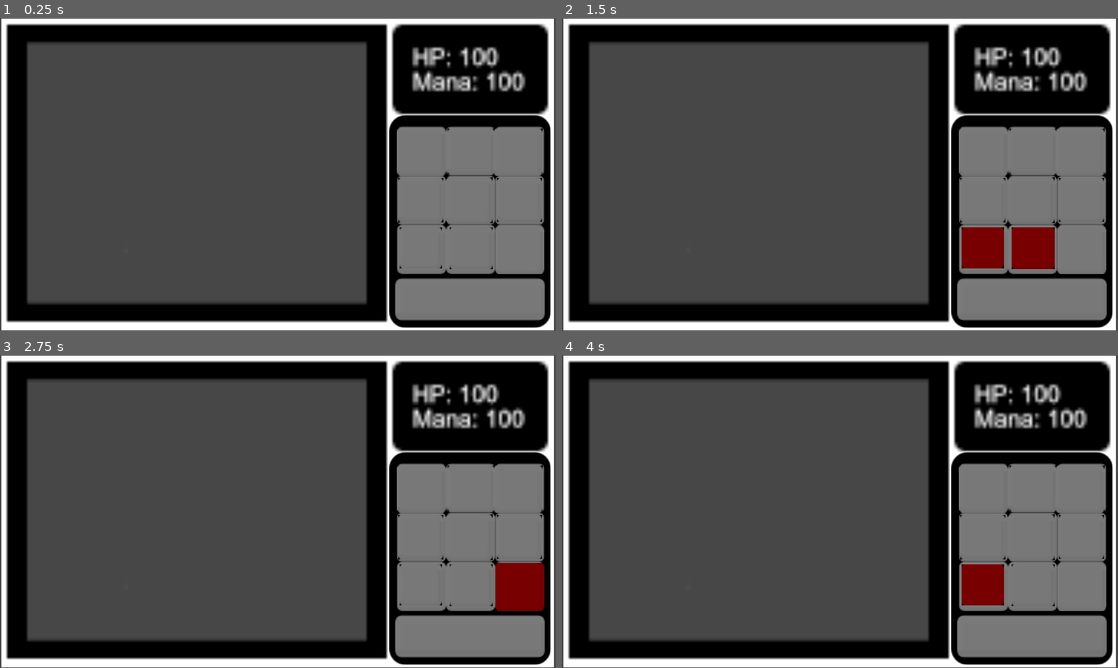
Above: before the commit, frames 1-4 (two rows, left to right).
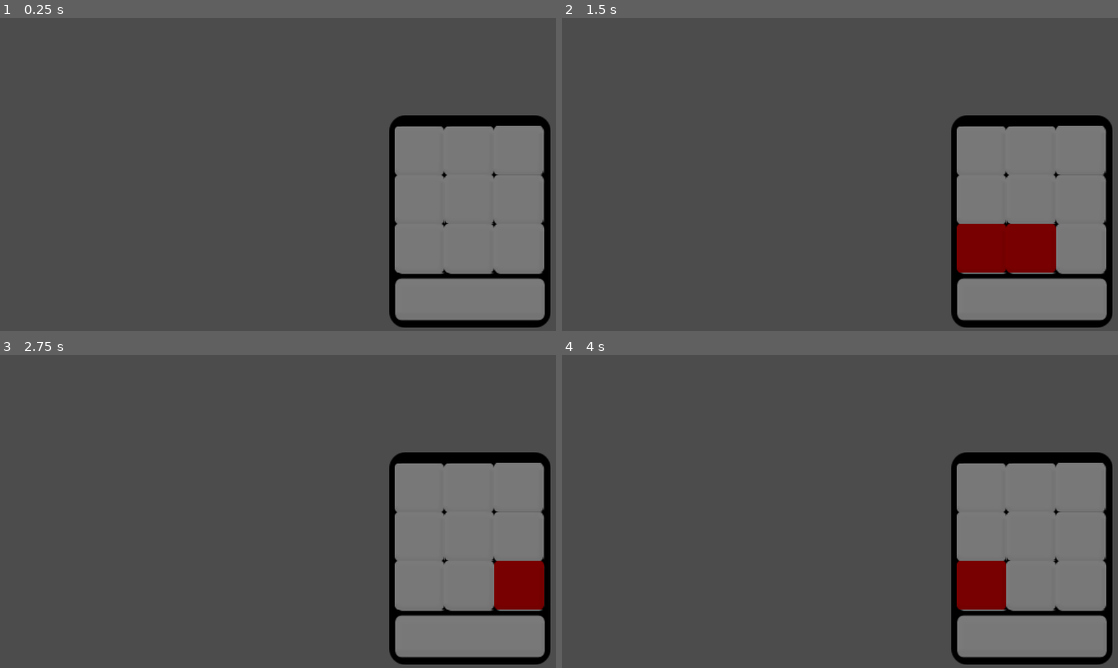
Above: after the commit, the same moments.

Repository: m-at-FNSPE/fitgamejam-team10
Game: Godot game, scene res://RuneTablet/RuneTablet.tscn
Same seed, same stepped clock (60 frames per second), same inputs: the game is played once before the commit and once after it.
Inputs:
- Up to frame 1 (0.25 s): no input
- Up to frame 2 (1.5 s): tap Enter at 0.5 s; hold , (rune_bottom_right) 0.53-1.28 s; tap Space (rune_confirm) at 0.6, 1.25 s; hold N (rune_bottom_left) from 1.28 s (still down); tap M (rune_bottom_mid) at 1.35 s
- Up to frame 3 (2.75 s): tap Space (rune_confirm) at 1.55, 2, 2.1 s; release N (rune_bottom_left) at 2.03 s; hold , (rune_bottom_right) from 2.03 s (still down)
- Up to frame 4 (4 s): tap Space (rune_confirm) at 2.75, 3.05, 3.5, 3.8 s; tap J (rune_mid_mid) at 2.85 s; release , (rune_bottom_right) at 3.53 s; hold N (rune_bottom_left) from 3.53 s (still down); tap U (rune_top_mid) at 3.6 s

The runs differ from the first frame. In frame 1, 28% of the frame differs, in the area x 0-100%, y 0-100%; in frame 2, 29%; in frame 3, 28%; in frame 4, 29%.

Commit message:
Added more functions for working with textures and tiles

Diff:
--- a/RuneTablet/RuneTablet.gd
+++ b/RuneTablet/RuneTablet.gd
@@ -19,6 +19,7 @@
 onready var BM = $Grid/BM
 onready var BR = $Grid/BR
 
+var state_changed = true
 
 var grid
 var state = [false, false, false, false, false, false, false, false, false]
@@ -27,19 +28,68 @@
 					"rune_mid_left", "rune_mid_mid", "rune_mid_right",
 					"rune_bottom_left", "rune_bottom_mid", "rune_bottom_right"]
 
+
+var textures = {}
+var initial_scale
+
 # Called when the node enters the scene tree for the first time.
 func _ready():
 	grid = [TL, TM, TR, ML, MM, MR, BL, BM, BR]
+	initialize_textures()
+	initial_scale = TM.scale
 
 
 # Called every frame. 'delta' is the elapsed time since the previous frame.
 func _process(_delta):
-	tint_pressed()
+	if state_changed:
+		draw_state()
+		state_changed = false
 
-func reset_combination():
-	print_debug(rune_number())
+
+func initialize_textures():
+	textures["top_left_x"] = load("res://RuneTablet/top_left_x.png")
+	textures["mid_x"]  = load("res://RuneTablet/x_mid.png")
+	textures["default"]  = load("res://RuneTablet/Tile.png")
+
+
+
+func _unhandled_input(event):
+	for i in range(9):
+		if Input.is_action_pressed(input_names[i]):
+			state[i] = true
+			state_changed = true
+	if Input.is_action_just_pressed("rune_confirm"):
+		emit_signal("rune_casted", rune_number())
+		reset_state()
+
+func reset_state():
 	for i in range(9):
 		self.state[i] = false
+		state_changed = true
+
+func rune_number():
+	var result = 0
+	for i in state:
+		result = result << 1
+		if i:
+			result = result | 1
+	return result
+
+
+
+
+
+func draw_state():
+	tint_pressed()
+	rune_empty()
+	match rune_number():
+		0:
+			rune_empty()
+		0b101010101:
+			rune_x()
+		_:
+			rune_default()
+
 
 func tint_pressed():
 	for i in range(9):
@@ -48,20 +98,22 @@
 		else:
 			grid[i].modulate = Color(1,1,1)
 
-
-func _unhandled_input(event):
-	for i in range(9):
-		if Input.is_action_pressed(input_names[i]):
-			state[i] = true
-	if Input.is_action_just_pressed("rune_confirm"):
-		emit_signal("rune_casted", rune_number())
-		reset_combination()
+func load_texture_to_a_tile(tile, texture: String, flip_v = false, flip_h = false):
+	tile.set_texture(textures[texture])
+	tile.scale.x = (1 - int(flip_h)*2) * initial_scale.x
+	tile.scale.y = (1 - int(flip_v)*2) * initial_scale.y
 
 
-func rune_number():
-	var result = 0
-	for i in state:
-		result = result << 1
-		if i:
-			result = result | 1
-	return result
+func rune_x():
+	load_texture_to_a_tile(TL, "top_left_x", false, false)
+	load_texture_to_a_tile(TR, "top_left_x", false, true)
+	load_texture_to_a_tile(BL, "top_left_x", true, false)
+	load_texture_to_a_tile(BR, "top_left_x", true, true)
+	load_texture_to_a_tile(MM, "mid_x")
+
+func rune_empty():
+	for i in grid:
+		load_texture_to_a_tile(i, "default")
+
+func rune_default():
+	pass
--- a/RuneTablet/RuneTablet.tscn
+++ b/RuneTablet/RuneTablet.tscn
@@ -9,6 +9,7 @@
 script = ExtResource( 3 )
 
 [node name="debug_UI" type="Sprite" parent="."]
+visible = false
 position = Vector2( 958.055, 540 )
 scale = Vector2( 9.93692, 9.94444 )
 texture = ExtResource( 2 )
@@ -22,46 +23,46 @@
 position = Vector2( 1618, 622 )
 
 [node name="TL" type="Sprite" parent="Grid"]
-position = Vector2( -162.25, -161 )
-scale = Vector2( 3.43878, 3.45833 )
+position = Vector2( -170, -164 )
+scale = Vector2( 3.5, 3.5 )
 texture = ExtResource( 4 )
 
 [node name="TM" type="Sprite" parent="Grid"]
-position = Vector2( 9, -161 )
-scale = Vector2( 3.33333, 3.33333 )
+position = Vector2( 2, -164 )
+scale = Vector2( 3.5, 3.5 )
 texture = ExtResource( 4 )
 
 [node name="TR" type="Sprite" parent="Grid"]
-position = Vector2( 171, -159 )
-scale = Vector2( 3.4375, 3.4375 )
+position = Vector2( 173, -165 )
+scale = Vector2( 3.5, 3.5 )
 texture = ExtResource( 4 )
 
 [node name="ML" type="Sprite" parent="Grid"]
-position = Vector2( -165, 6 )
-scale = Vector2( 3.1875, 3.1875 )
+position = Vector2( -169, 4 )
+scale = Vector2( 3.5, 3.5 )
 texture = ExtResource( 4 )
 
 [node name="MM" type="Sprite" parent="Grid"]
-position = Vector2( 2, 7 )
-scale = Vector2( 3.29167, 3.29167 )
+position = Vector2( 3, 3 )
+scale = Vector2( 3.5, 3.5 )
 texture = ExtResource( 4 )
 
 [node name="MR" type="Sprite" parent="Grid"]
-position = Vector2( 176, 6 )
-scale = Vector2( 3.16667, 3.16667 )
+position = Vector2( 173, 4 )
+scale = Vector2( 3.5, 3.5 )
 texture = ExtResource( 4 )
 
 [node name="BL" type="Sprite" parent="Grid"]
-position = Vector2( -165, 171 )
-scale = Vector2( 2.95833, 2.95833 )
+position = Vector2( -169, 172 )
+scale = Vector2( 3.5, 3.5 )
 texture = ExtResource( 4 )
 
 [node name="BM" type="Sprite" parent="Grid"]
-position = Vector2( 8.99988, 172 )
-scale = Vector2( 3.02083, 3.02083 )
+position = Vector2( 2, 172 )
+scale = Vector2( 3.5, 3.5 )
 texture = ExtResource( 4 )
 
 [node name="BR" type="Sprite" parent="Grid"]
-position = Vector2( 177, 178 )
-scale = Vector2( 3.45833, 3.45833 )
+position = Vector2( 175, 172 )
+scale = Vector2( 3.5, 3.5 )
 texture = ExtResource( 4 )
Binary file added: RuneTablet/top_left_x.png
Not shown, added: RuneTablet/top_left_x.png.import
Binary file added: RuneTablet/x_mid.png
Not shown, added: RuneTablet/x_mid.png.import
